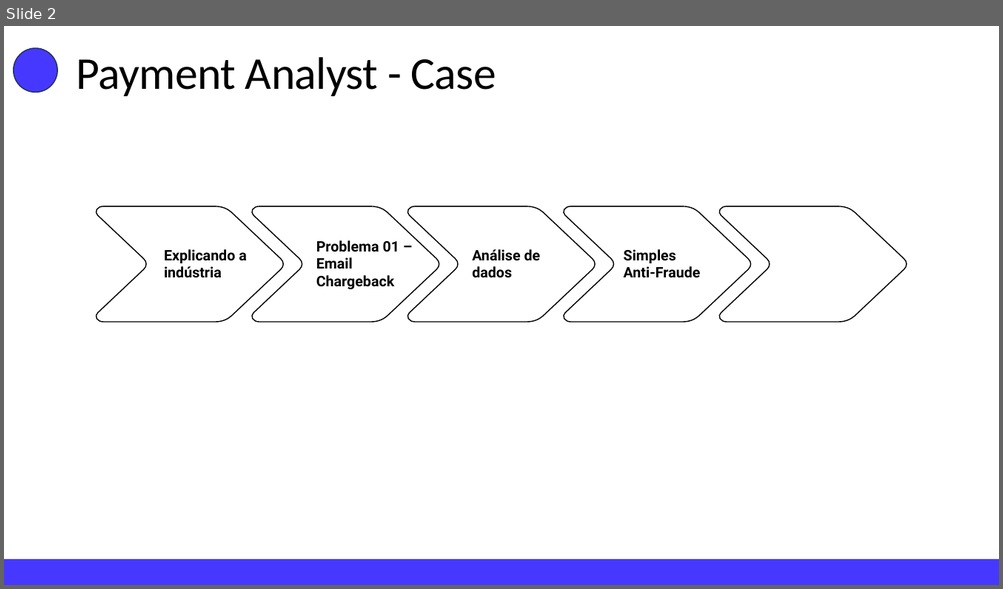
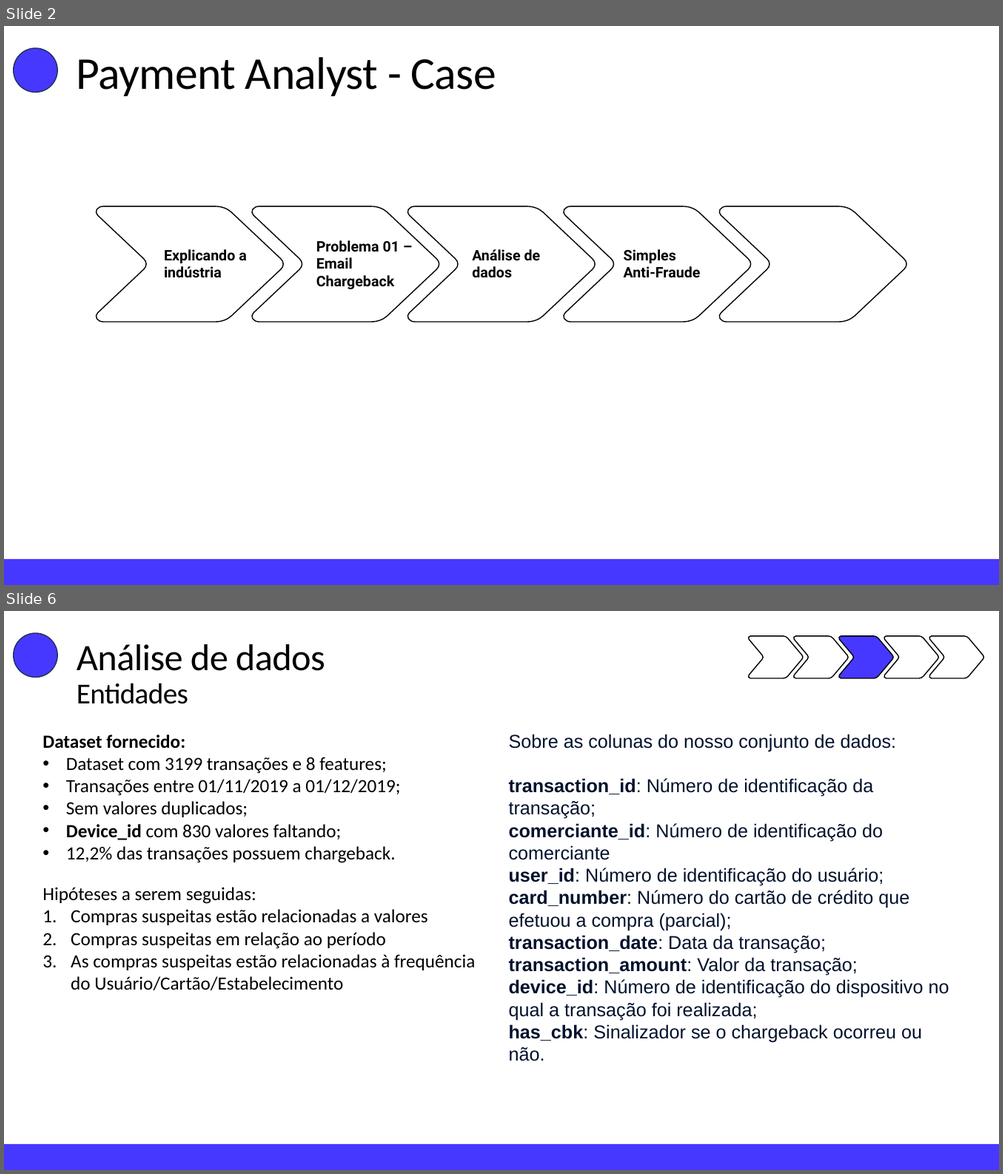
Before and after one commit to andreggalvao/CloudWalk-test, a slide deck: PPT-Teste.pptx. Shown one above the other, each under a label of ours: slide 2 before the commit, slides 2 and 6 after it; the slides between them are not shown. The pictures are 1003x589 and 1003x1174 pixels, drawn with LibreOffice and Linux fonts; fonts in the diff are those of the drawing. Boxes give left, top, right and bottom in pixels: in the first picture for what was removed or moved away, otherwise in the second. Text is boxed around its words. In the diff, an @@ line names an element or a change of style, - is before the commit and + after.

```diff
--- a/PPT-Teste.pptx
+++ b/PPT-Teste.pptx
@@ slide 6 added at (x1=4, y1=611, x2=999, y2=1170), background #FFFFFF @@
@@ ellipse added at (x1=14, y1=633, x2=58, y2=678), fill #4738FF, outline #1E3256 1 pt @@
@@ text added at (x1=77, y1=644, x2=325, y2=671), 36 pt, text #000000 @@
+Análise de dados
@@ freeform shape added at (x1=748, y1=636, x2=802, y2=679), outline #000000 1 pt @@
@@ freeform shape added at (x1=794, y1=636, x2=848, y2=679), outline #000000 1 pt @@
@@ freeform shape added at (x1=839, y1=636, x2=893, y2=679), fill #4738FF, outline #000000 1 pt @@
@@ freeform shape added at (x1=884, y1=636, x2=938, y2=679), fill #FFFFFF, outline #000000 1 pt @@
@@ freeform shape added at (x1=929, y1=636, x2=984, y2=679), fill #FFFFFF, outline #000000 1 pt @@
@@ text added at (x1=77, y1=683, x2=188, y2=704), 28 pt, text #000000 @@
+Entidades
@@ text added at (x1=42, y1=735, x2=400, y2=863), 18 pt, text #000000 @@
+Dataset fornecido:
+• Dataset com 3199 transações e 8 features;
+• Transações entre 01/11/2019 a 01/12/2019;
+• Sem valores duplicados;
+• Device_id com 830 valores faltando;
+• 12,2% das transações possuem chargeback.
@@ text added at (x1=509, y1=734, x2=949, y2=1062), 18 pt, text #00112C @@
+Sobre as colunas do nosso conjunto de dados:
+transaction_id: Número de identificação da transação;
+comerciante_id: Número de identificação do comerciante
+user_id: Número de identificação do usuário;
+card_number: Número do cartão de crédito que efetuou a compra (parcial);
+transaction_date: Data da transação;
+transaction_amount: Valor da transação;
+device_id: Número de identificação do dispositivo no qual a transação foi realizada;
+has_cbk: Sinalizador se o chargeback ocorreu ou não.
@@ text added at (x1=42, y1=887, x2=475, y2=991), 18 pt, text #000000 @@
+Hipóteses a serem seguidas:
+1. Compras suspeitas estão relacionadas a valores
+2. Compras suspeitas em relação ao período
+3. As compras suspeitas estão relacionadas à frequência do Usuário/Cartão/Estabelecimento
@@ rectangle added at (x1=4, y1=1145, x2=999, y2=1170), fill #4738FF @@
```
Also in this commit, not shown: 2 slides changed, 19 other slides added, 4 slides removed, 2 other files.
